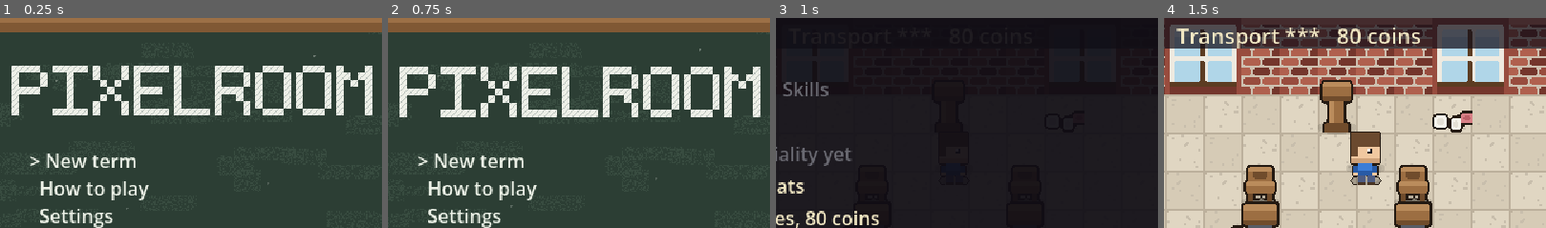
Above: before the commit, frames 1-4 (left to right).
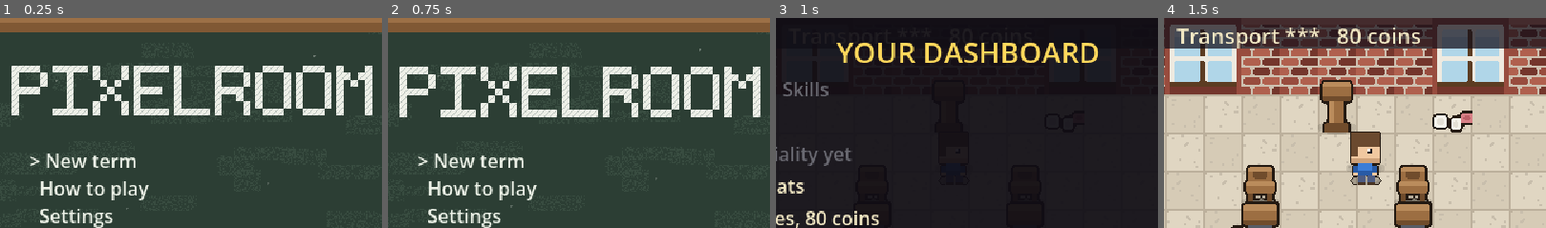
Above: after the commit, the same moments.

Repository: Mbottega16/EduSystem
Game: Godot game, scene res://scenes/ui/title.tscn
Same seed, same stepped clock (60 frames per second), same inputs: the game is played once before the commit and once after it.
Inputs (mouse positions are % of the whole screen's width and height, from its top left):
- Up to frame 1 (0.25 s): no input
- Up to frame 2 (0.75 s): tap Enter at 0.5 s; move the mouse to (72, 45) at 0.52 s; hold D (move_right) from 0.53 s (still down); tap B (build) at 0.6 s; click (72, 45) at 0.67 s
- Up to frame 3 (1 s): keep holding D (move_right); tap Space at 0.77 s; tap I (dashboard) at 0.8 s
- Up to frame 4 (1.5 s): tap Space at 1.07 s; release D (move_right) at 1.25 s; drag from (30, 55) to (57, 55) at 1.27 s
The pictures show only the part of the screen within x 25-75%, y 0-50%; the shares and areas given below are measured in that part.

Frames 1-2 are identical in both runs. In frame 3, 3.0% of the frame differs, in the area x 15-85%, y 11-22%; in frame 4, nothing differs.

Commit message:
A second deep_critique pass, and its three findings implemented
Ran it for real: Trace a Day, Audit the Room (now five columns), fresh
screenshots of the hallway, office and a live lesson.

- The prompt bar silently truncated a live prompt with no ellipsis the
  moment three verbs collided at once (E, F and Q, all live at the
  podium mid-lesson with a mess nearby). The budget math reserved space
  for exactly one joiner, correct when only two things could ever be
  live, wrong now that a third routinely is. Fixed the formula and
  switched the final clip to _clip_visibly() as a safety net.

- The dashboard showed the PREVIOUS screen's title -- show_dashboard()
  never set title.text at all, and _open() does not clear it. Open
  Career, close it, open the dashboard, and it read "YOUR CAREER 6/23"
  over the tab strip.

- The unstaffed-room door tint was nearly indistinguishable from the
  plain home door -- a flat grey just darkens the same teal. Changed to
  a warm red-orange, sharing no hue with office or a staffed room.

Both bugs got a real regression test, not just a fix: a forced 3-way
prompt collision, and the exact open-Career-then-dashboard repro.

1193 -> 1197 assertions. Contract re-verified unmoved.

Co-Authored-By: Claude Opus 5 <noreply@anthropic.com>

Diff:
--- a/scripts/ui/hud.gd
+++ b/scripts/ui/hud.gd
@@ -359,16 +359,24 @@
 	prompt.visible = showing
 	prompt_box.visible = showing
 	if showing:
-		# Fit BOTH halves, taking the room from whichever is longer.
+		# Fit every live part, taking the room from whichever is longest.
 		#
-		# Clipping the joined line lopped the tail off the second prompt, so
+		# Clipping the joined line lopped the tail off the last prompt, so
 		# a hold meter could appear with no words after it. Splitting the
 		# budget evenly then over-clipped: "E - Quick quiz" needs 14 of its
 		# 22 and "hold F [......] End the lesson early" needs 36, and an
 		# even split turned the second into "End t.". So the short one keeps
 		# what it needs and the long one gets the rest.
 		if parts.size() > 1:
-			var budget: int = LINE_CHARS - 3
+			# THE BUG THIS FIXES: budget reserved space for exactly ONE
+			# "   " joiner, which was correct back when only two things
+			# could ever be live at once (E and F). The key remap made a
+			# 3-way collision (E, F and Q at once, say) an ordinary thing,
+			# and two joiners need 6 characters, not 3 -- the shortfall
+			# was silently eaten by the OUTER _clip() below with no
+			# ellipsis, landing wherever the tail happened to fall. Caught
+			# by screenshot: "Q - Quick quiz" rendered as "Q - Quick q".
+			var budget: int = LINE_CHARS - 3 * (parts.size() - 1)
 			var total := 0
 			for part: String in parts:
 				total += part.length()
@@ -384,7 +392,11 @@
 				parts[longest] = parts[longest].substr(
 					0, parts[longest].length() - trim - 1) + "."
 				total -= trim
-		prompt.text = _clip("   ".join(parts))
+		# Belt and braces: the fitting above should always land inside
+		# LINE_CHARS now, but if a future case ever slips past it, make
+		# the cut visible rather than silent -- same fix as the status
+		# strip's own _clip_visibly() already uses, and the same reason.
+		prompt.text = _clip_visibly("   ".join(parts))
 
 
 # ---------------------------------------------------------------- overlays
@@ -566,6 +578,12 @@
 ## job; this is a mirror, not a second till).
 func show_dashboard() -> void:
 	_open(Mode.DASHBOARD)
+	# THE BUG THIS FIXES: every other screen sets its own title.text, but
+	# this one never did -- _open() does not clear it, so the dashboard
+	# silently kept showing whatever the PREVIOUS screen's title was.
+	# Open Career, close it, then open the dashboard with I, and it read
+	# "YOUR CAREER 6/23" over the tab strip. Confirmed by screenshot.
+	title.text = "YOUR DASHBOARD"
 	body.visible = false
 	rich.visible = true
 	rich.add_theme_constant_override("line_separation", 4)
--- a/scripts/world/hallway.gd
+++ b/scripts/world/hallway.gd
@@ -167,10 +167,14 @@
 			if idx >= 0 and idx < Game.rooms.size():
 				var r: Dictionary = Game.rooms[idx]
 				if (r.get("teacher", {}) as Dictionary).is_empty():
-					return Color(0.85, 0.85, 0.85)   # unstaffed -- greyer,
-					                                   # the same "needs you"
-					                                   # signal an empty
-					                                   # applicant slot gives
+					# THE FIX: a flat 0.85 grey just darkens the same teal
+					# the plain "home" door already is -- confirmed by a
+					# zoomed screenshot to be nearly indistinguishable at
+					# a glance, which defeats the entire point of tinting
+					# by kind. A warm red-orange reads as "needs you"
+					# clearly, and shares no hue with office (gold) or a
+					# staffed room (blue).
+					return Color(1.3, 0.55, 0.4)
 			return Color(0.75, 0.9, 1.15)       # staffed -- cool blue
 		"open":
 			return Color(0.55, 0.55, 0.6)       # dim -- not really a room yet
--- a/tests/run.gd
+++ b/tests/run.gd
@@ -2187,6 +2187,7 @@
 	Game.new_run(SEED)
 	await step(2)
 	var p: Actor = world.player
+	var hud := _hud()
 
 	# The picker used to keep ONE target for both buttons, so whenever two
 	# interactables shared a tile the loser was silently unreachable and the
@@ -2209,6 +2210,40 @@
 		return t != null and t.prompt_text().begins_with("Unit test")).call(),
 		p.targets["interact"])
 	chk("both are on offer together", p.offers().size() == 2, p.offers().size())
+
+	# --- three at once: E (mess), F (end lesson) and Q (quiz), together ---
+	#
+	# THE BUG THIS CATCHES. The prompt bar's own budget reserved space for
+	# exactly ONE "   " joiner, correct back when only two things could
+	# ever be live (E and F) -- the key remap made a third live verb (Q)
+	# an ordinary thing, and two joiners need twice the reserved space.
+	# The shortfall was eaten by the OUTER clip with no ellipsis, landing
+	# wherever the tail happened to fall: "Q - Quick quiz" silently
+	# rendered as "Q - Quick q". Confirmed by screenshot, reproduced here
+	# by forcing a mess onto the podium's own tile.
+	#
+	# A clean Game.new_run() first: quiz_done and mess state both carry
+	# across sections otherwise, and this block runs after two other
+	# scenarios in the same section already exercised the podium.
+	Game.new_run(SEED)
+	await step(2)
+	world.start_lesson()          # not a raw phase-set: this is what
+	await step(2)                 # actually re-arms Game.quiz_done
+	await place_player(Layout.PODIUM + Vector2i(0, 1), Actor.DIR_UP)
+	var _mess := RoomBuilder.build_mess(world, Layout.PODIUM + Vector2i(0, 1), "trash")
+	world.messes.append(_mess)
+	await step(3)
+	chk("all three are live at once", p.offers().size() == 3, p.offers().size())
+	hud._update_prompt()
+	chk("the quiz prompt is not silently cut off",
+		hud.prompt.text.contains("Quick quiz") or hud.prompt.text.ends_with("."),
+		hud.prompt.text)
+	chk("nothing in the bar is a bare truncated fragment with no marker",
+		not hud.prompt.text.contains("[.") or hud.prompt.text.contains("[......]"),
+		hud.prompt.text)
+
+	Game.new_run(SEED)             # fully isolated from whatever follows
+	await step(2)
 
 	# --- a desk: help on E, move it on its own dedicated key ---
 	Game.set_phase(Game.Phase.AFTERNOON)
@@ -4957,6 +4992,19 @@
 	await tap("dashboard")
 	chk("pressing the dashboard key opens it from the world",
 		hud.mode == hud.Mode.DASHBOARD, hud.mode)
+	hud.close()
+
+	# THE BUG THIS CATCHES: show_dashboard() never set title.text, and
+	# _open() does not clear it either -- so the dashboard silently kept
+	# whatever the PREVIOUS screen's title was. Confirmed by screenshot:
+	# open Career, close it, open the dashboard, and it read "YOUR
+	# CAREER 6/23" over the tab strip. Reproduce that exact sequence.
+	hud.show_career()
+	hud.close()
+	hud._dash = hud.Dash.OVERVIEW
+	hud.show_dashboard()
+	chk("the dashboard sets its own title rather than keeping the last one",
+		hud.title.text == "YOUR DASHBOARD", hud.title.text)
 	hud.close()
 
 	# --- page 1: overview ---
Not shown, changed: tests/assertion_count.txt
Not shown, changed: CLAUDE.md
Not shown, changed: README.md
Not shown, changed: docs/AUTONOMOUS_TASKLIST.md
Not shown, changed: docs/GDD.md
Not shown, changed: docs/SALVAGE.md
